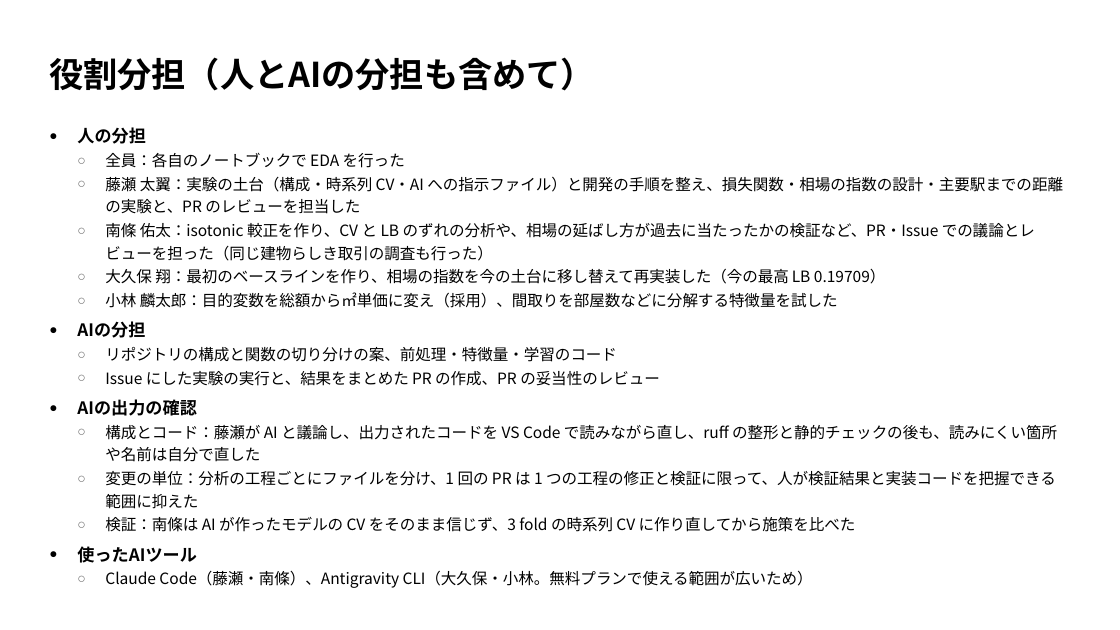
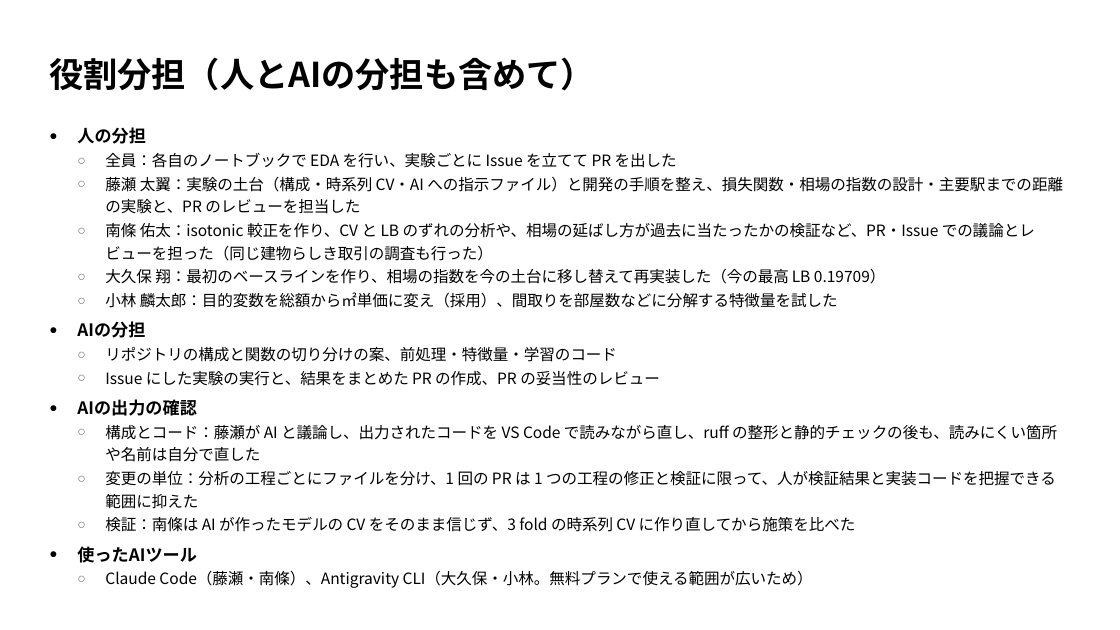
Before and after one commit to TaisukeFujise/condominium-price-pred, a slide deck: slide 2 of slides/midterm/midterm.pptx. Drawn at 1120x630 pixels with LibreOffice and Linux fonts; fonts in the diff are those of the drawing. Boxes give left, top, right and bottom in pixels: in the first picture for what was removed or moved away, otherwise in the second. Text is boxed around its words. In the diff, an @@ line names an element or a change of style, - is before the commit and + after.

```diff
--- a/slides/midterm/midterm.pptx
+++ b/slides/midterm/midterm.pptx
@@ text at <box>105,153,677,168</box>: text changed @@
-  ○ 全員：各自のノートブックで EDA を行った
+  ○ 全員：各自のノートブックで EDA を行い、実験ごとに Issue を立てて PR を出した
```
Also in this commit, not shown: 2 other files.
